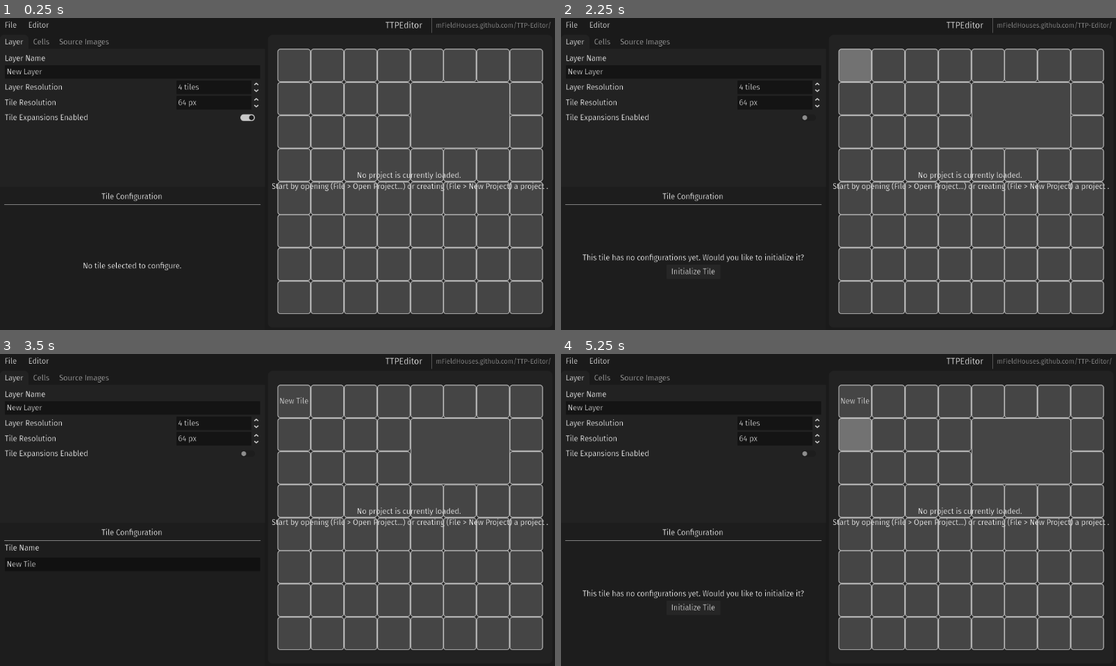
Above: before the commit, frames 1-4 (two rows, left to right).
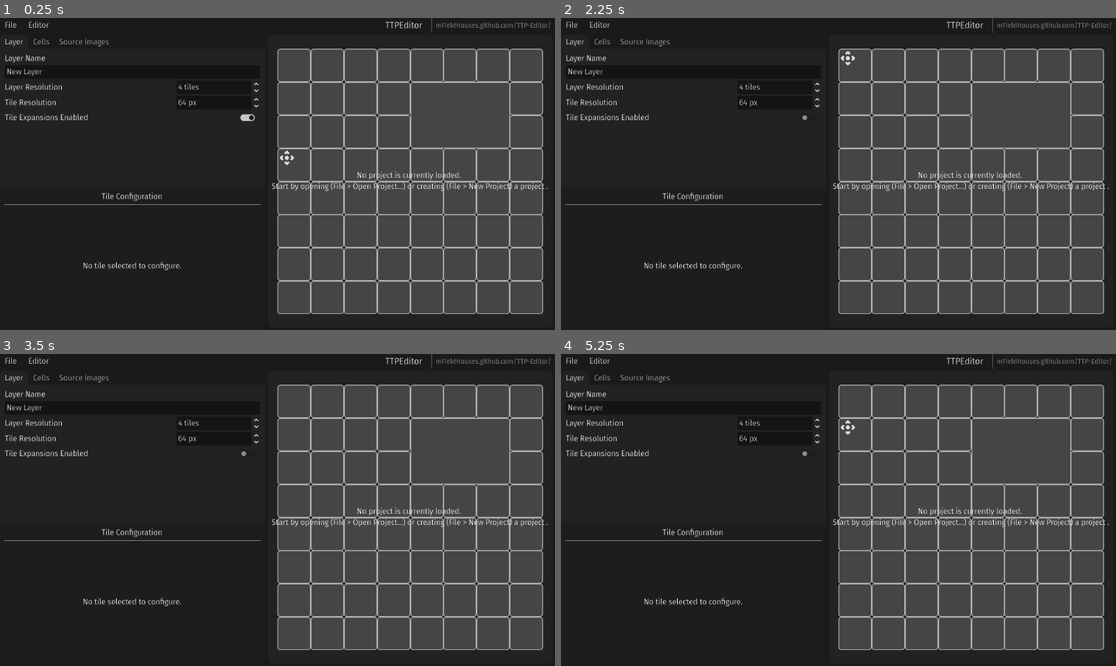
Above: after the commit, the same moments.

Repository: mFieldHouses/TTP-Editor
Game: Godot game, scene res://main.tscn
The game is run twice, just before and just after one commit, with the same random seed, the same clock (stepped at 60 frames per second) and the same inputs.
Inputs (mouse positions are in pixels of both pictures, inside the frame that each line leads up to):
- Up to frame 1 (0.25 s): no input
- Up to frame 2 (2.25 s): click "File" at 0.5 s; click (777, 117) at 1.25 s; click (855, 64) at 2.02 s
- Up to frame 3 (3.5 s): click (133, 606) at 2.75 s, where only the run before the commit has a clickable "Initialize Tile"
- Up to frame 4 (5.25 s): click (855, 400) at 3.5 s, where only the run before the commit has a clickable "New Tile"; click (855, 400) at 4.25 s, where only the run before the commit has a clickable "New Tile"; click (855, 435) at 5.02 s

The runs differ from the first frame. In frame 1, less than 0.1% of the frame differs, in the area x 50-54%, y 42-48%; in frame 2, 1.1%; in frame 3, 0.3%; in frame 4, 1.2%, in the area x 3-56%, y 13-83%.

Commit message:
add grabbers

Diff:
--- /dev/null
+++ b/assets/images/icons/grab.svg
@@ -0,0 +1,49 @@
+<?xml version="1.0" encoding="UTF-8" standalone="no"?>
+<svg
+   width="50"
+   height="50"
+   version="1.1"
+   id="svg1"
+   sodipodi:docname="grab.svg"
+   inkscape:version="1.4.4 (dcaf3e7d9e, 2026-05-05)"
+   xmlns:inkscape="http://www.inkscape.org/namespaces/inkscape"
+   xmlns:sodipodi="http://sodipodi.sourceforge.net/DTD/sodipodi-0.dtd"
+   xmlns="http://www.w3.org/2000/svg"
+   xmlns:svg="http://www.w3.org/2000/svg">
+  <defs
+     id="defs1" />
+  <sodipodi:namedview
+     id="namedview1"
+     pagecolor="#505050"
+     bordercolor="#eeeeee"
+     borderopacity="1"
+     inkscape:showpageshadow="0"
+     inkscape:pageopacity="0"
+     inkscape:pagecheckerboard="0"
+     inkscape:deskcolor="#505050"
+     inkscape:zoom="6.46875"
+     inkscape:cx="7.1884058"
+     inkscape:cy="13.294686"
+     inkscape:window-width="1920"
+     inkscape:window-height="1011"
+     inkscape:window-x="0"
+     inkscape:window-y="32"
+     inkscape:window-maximized="1"
+     inkscape:current-layer="svg1" />
+  <g
+     fill="#e0e0e0"
+     id="g1"
+     transform="matrix(3.4263597,0,0,3.4263597,-2.4656996,-2.4259824)"
+     style="stroke-width:0.291855">
+    <circle
+       cx="8"
+       cy="8"
+       r="2"
+       id="circle1"
+       style="stroke-width:0.291855" />
+    <path
+       d="M 8,1 A 1,1 0 0 0 7.309,1.291 l -2,2 1.414,1.414 1.293,-1.293 1.293,1.293 1.414,-1.414 -2,-2 A 1,1 0 0 0 8,1 Z m -4.691,4.291 -2,2 a 1,1 0 0 0 0,1.414 l 2,2 L 4.723,9.291 3.43,7.998 4.723,6.705 Z m 9.414,0 -1.414,1.414 1.293,1.293 -1.293,1.293 1.414,1.414 2,-2 a 1,1 0 0 0 0,-1.414 z m -6,6 -1.414,1.414 2,2 a 1,1 0 0 0 1.414,0 l 2,-2 -1.414,-1.414 -1.293,1.293 z"
+       id="path1"
+       style="stroke-width:0.291855" />
+  </g>
+</svg>
--- a/scripts/classes/nodes/TileButton.gd
+++ b/scripts/classes/nodes/TileButton.gd
@@ -4,10 +4,28 @@
 @export var represented_tile_configuration : TileConfiguration
 @export var tile_position : Vector2i = Vector2i.ZERO
 
+var drag_button : Button
+
 func _ready() -> void:
-#	represented_tile_configuration.changed.connect(config_changed)
+	drag_button = Button.new()
+
+	drag_button.flat = true
+	drag_button.icon = preload("res://assets/images/icons/grab.svg")
+	drag_button.expand_icon = true
+
+	var _size : float = 35
+	var offset : float = 0.025
+	drag_button.anchor_right = (_size / size.x) + offset
+	drag_button.anchor_top = offset
+	drag_button.anchor_left = offset
+	drag_button.anchor_bottom = (_size / size.y) + offset
+
+	add_child(drag_button)
 
 	theme = preload("res://resources/themes/tile_buttons.tres")
+
+func _process(delta: float) -> void:
+	drag_button.visible = get_global_rect().has_point(get_global_mouse_position())
 
 func config_changed() -> void:
 	if get_parent() is TileContainer:
Not shown, added: assets/images/icons/grab.svg.import
Not shown, changed: exports/web/index.js
Not shown, changed: exports/web/index.pck
Not shown, changed: exports/web/index.wasm
